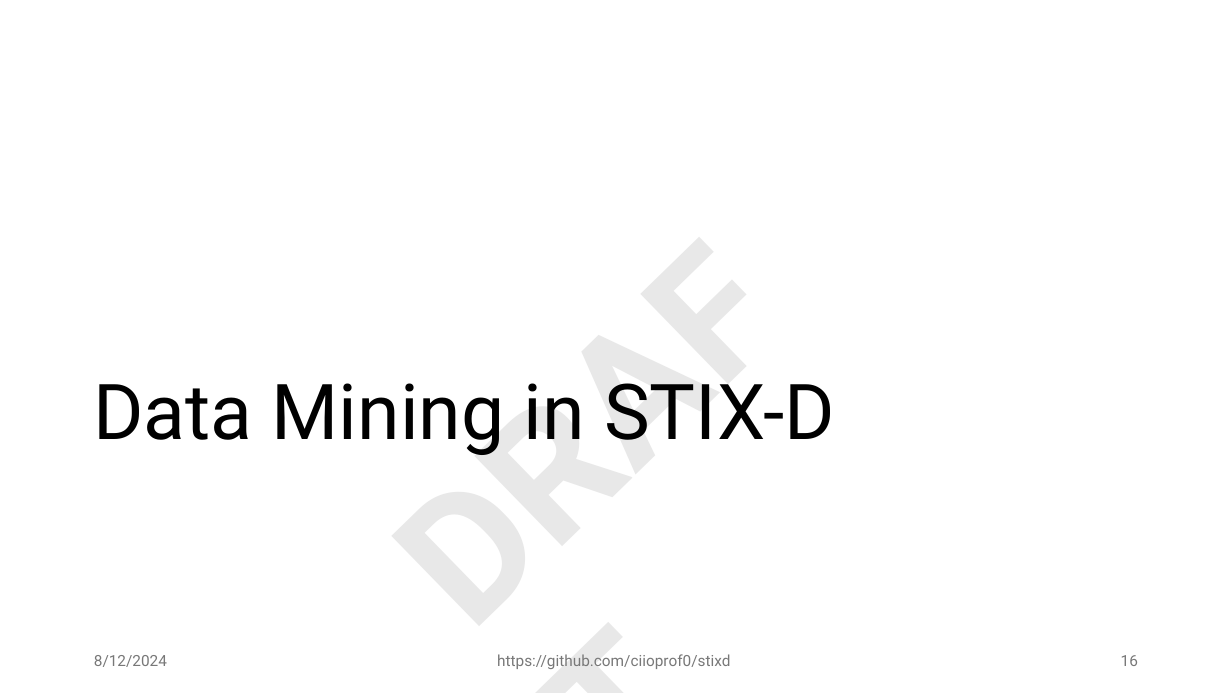
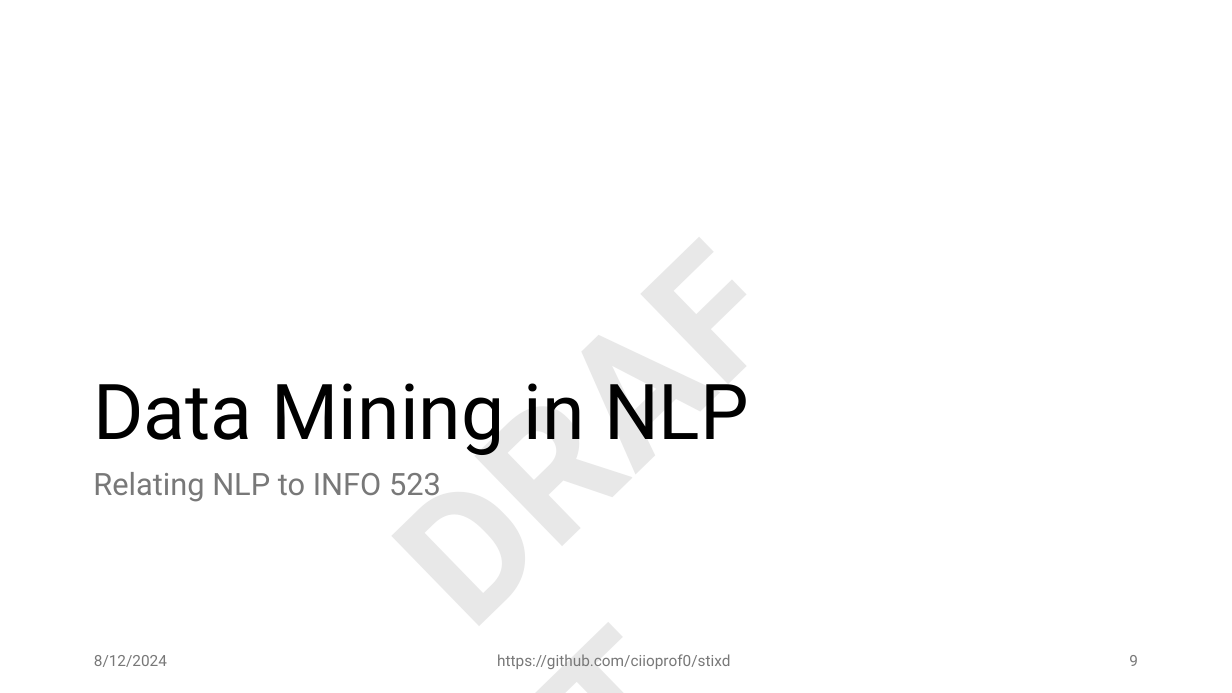
Before and after one commit to ciioprof0/stixd, a slide deck: slide 9 of docs/stixd_demo.pptx (slide 16 before the commit). Drawn at 1232x693 pixels with LibreOffice and Linux fonts; fonts in the diff are those of the drawing. Boxes give left, top, right and bottom in pixels: in the first picture for what was removed or moved away, otherwise in the second. Text is boxed around its words. In the diff, an @@ line names an element or a change of style, - is before the commit and + after.

```diff
--- a/docs/stixd_demo.pptx
+++ b/docs/stixd_demo.pptx
@@ title at [93, 383, 749, 455]: text changed @@
-Data Mining in STIX-D
+Data Mining in NLP
@@ text added at [93, 472, 441, 502], 24 pt, text #797979 @@
+Relating NLP to INFO 523
@@ page number at [1129, 655, 1138, 666]: text changed @@
-16
+9
```
Also in this commit, not shown: 11 other slides changed, 3 slides added, 1 slide removed.
